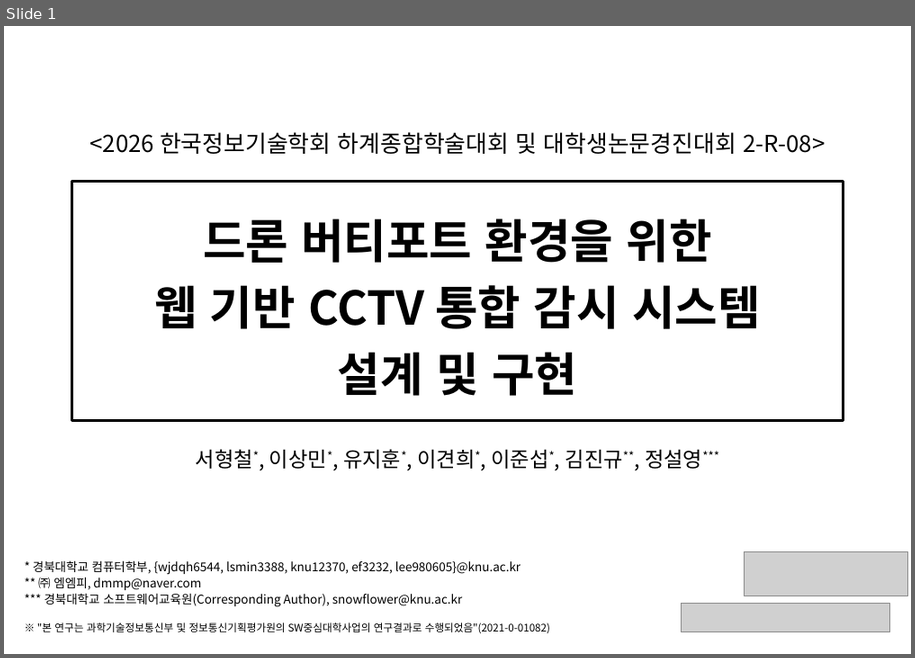
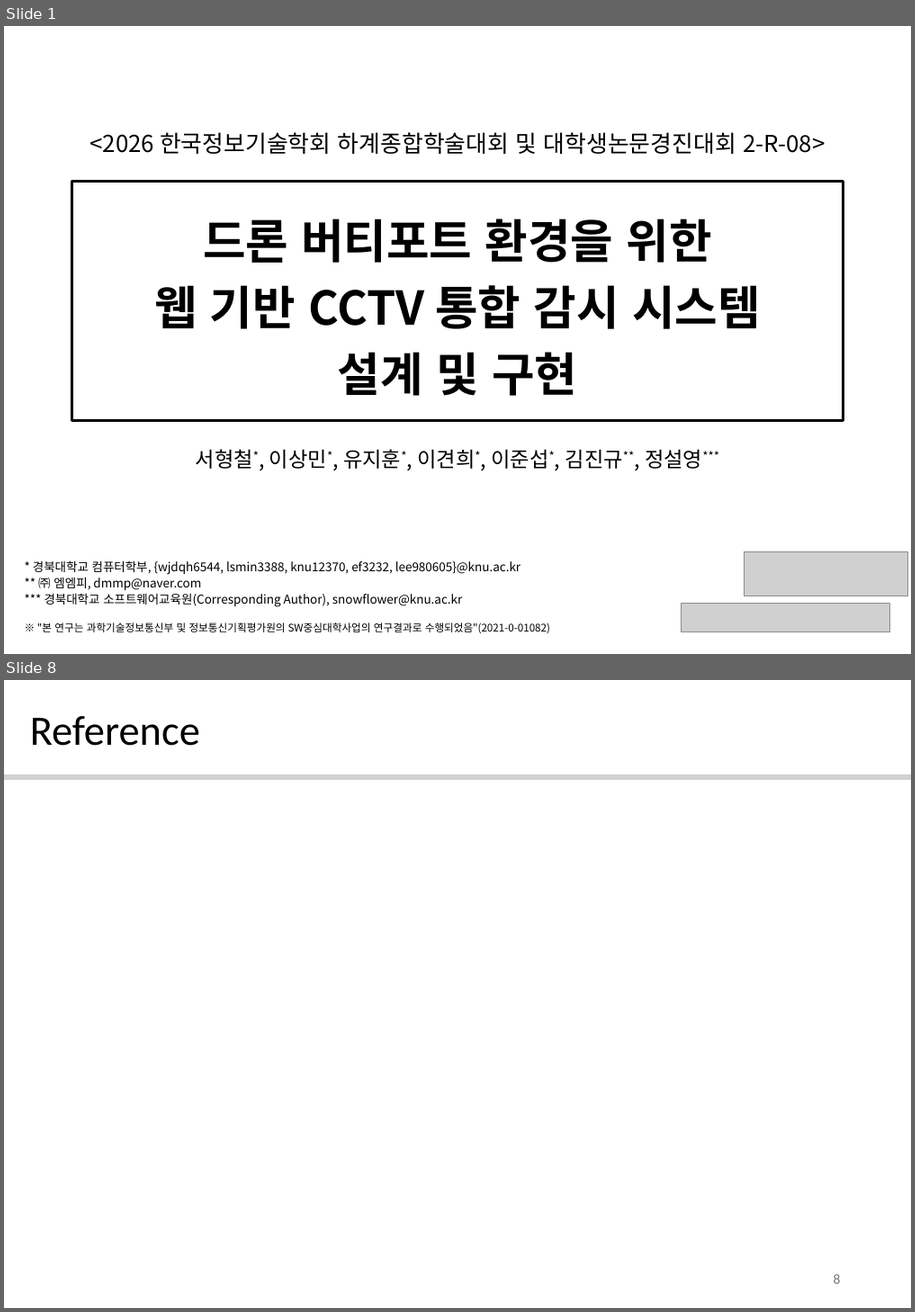
Before and after one commit to 2026-1-2/docs, a slide deck: KIIT2026/[KIIT2026]_Poster.pptx. Shown one above the other, each under a label of ours: slide 1 before the commit, slides 1 and 8 after it; the slides between them are not shown. The pictures are 915x658 and 915x1312 pixels, drawn with LibreOffice and Linux fonts; fonts in the diff are those of the drawing; grey boxes stand for pictures; background and template pictures are left out. Boxes give left, top, right and bottom in pixels: in the first picture for what was removed or moved away, otherwise in the second. Text is boxed around its words. In the diff, an @@ line names an element or a change of style, - is before the commit and + after.

```diff
--- a/KIIT2026/[KIIT2026]_Poster.pptx
+++ b/KIIT2026/[KIIT2026]_Poster.pptx
@@ slide 8 added at (4,680,911,1308), background #FFFFFF @@
@@ title added at (30,716,200,746), 36 pt, text #000000 @@
+Reference
@@ line added from (4, 777) to (911, 777), #171717 5 pt @@
@@ page number added at (834,1274,841,1284), 12 pt, text #797979 @@
+8
```
Also in this commit, not shown: 6 other slides added, 7 slides removed.
